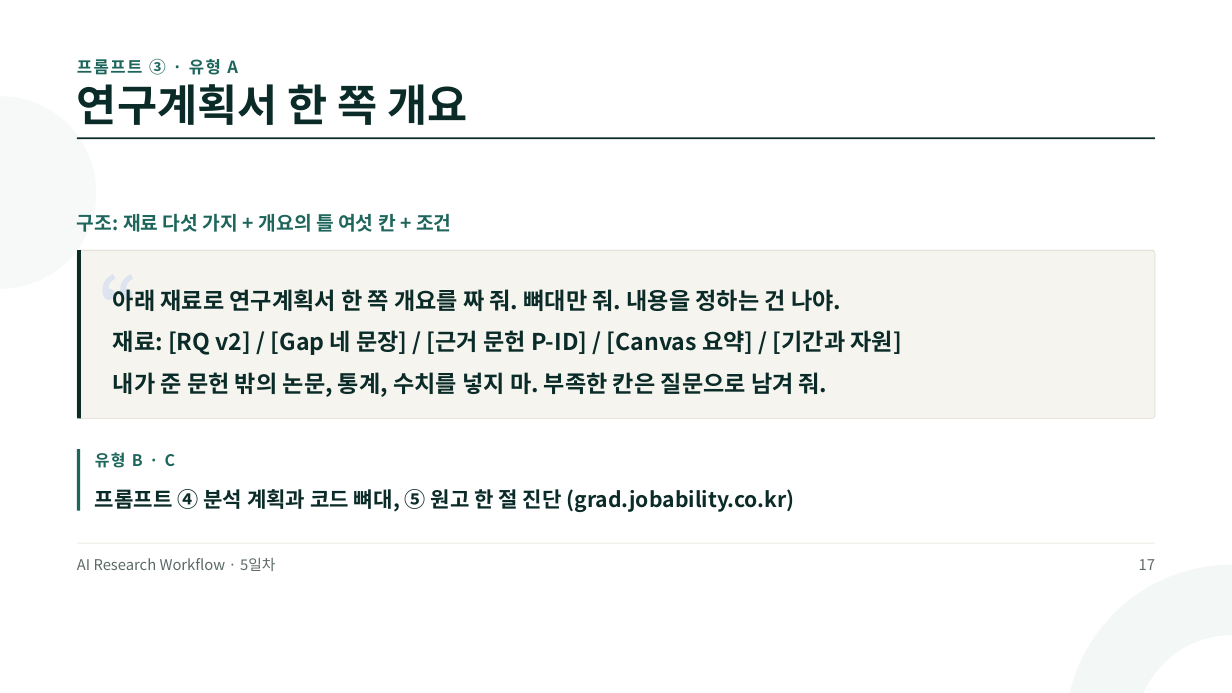
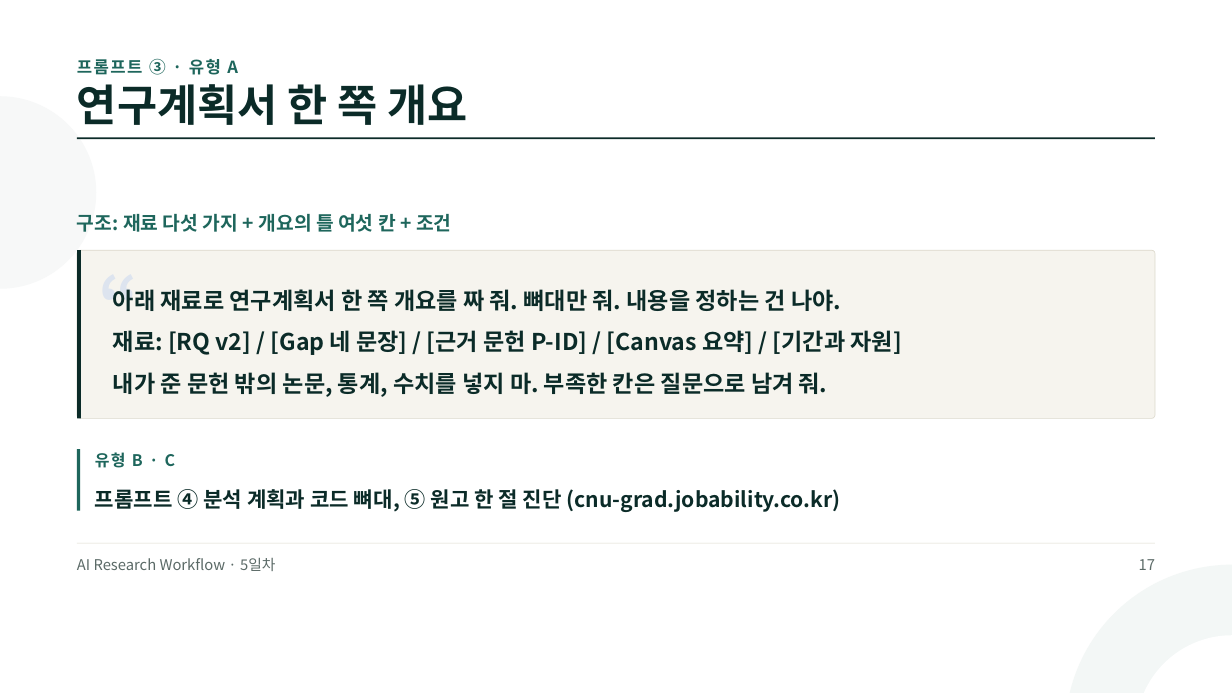
Before and after one commit to jungaistar/materials, a slide deck: slide 17 of grad/grad_day5.pptx. Drawn at 1232x693 pixels with LibreOffice and Linux fonts; fonts in the diff are those of the drawing. Boxes give left, top, right and bottom in pixels: in the first picture for what was removed or moved away, otherwise in the second. Text is boxed around its words. In the diff, an @@ line names an element or a change of style, - is before the commit and + after.

Commit message:
grad 강의 PT 3~5일차 갱신

```diff
--- a/grad/grad_day5.pptx
+++ b/grad/grad_day5.pptx
@@ text at (95, 489, 841, 512): text changed @@
-프롬프트 ④ 분석 계획과 코드 뼈대, ⑤ 원고 한 절 진단 (grad.jobability.co.kr)
+프롬프트 ④ 분석 계획과 코드 뼈대, ⑤ 원고 한 절 진단 (cnu-grad.jobability.co.kr)
```
Also in this commit, not shown: 9 other slides changed, 5 other files.
